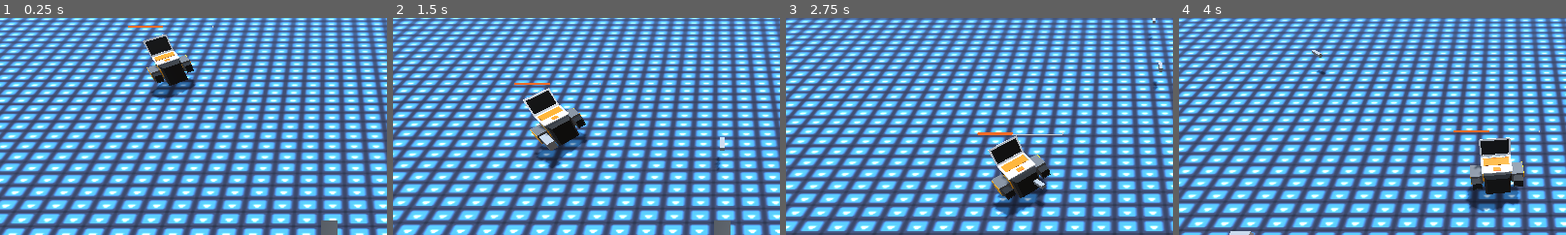
Above: before the commit, frames 1-4 (left to right).
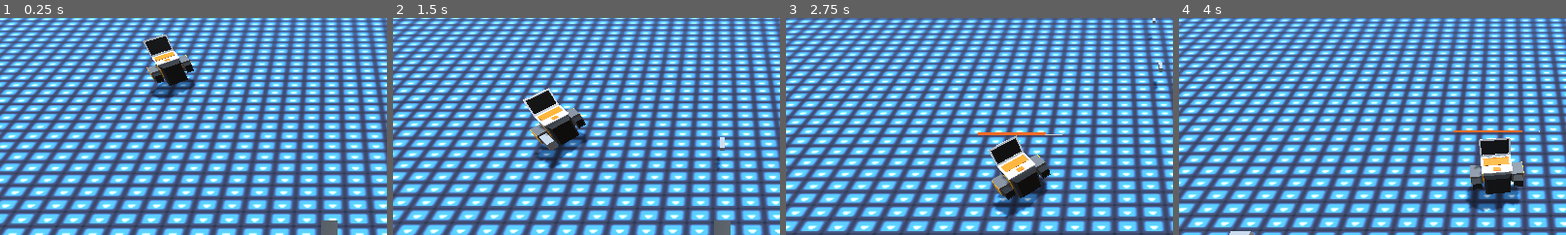
Above: after the commit, the same moments.

Repository: Username4D/Frameclash
Game: Godot game, scene res://scenes/arena_scene.tscn
Two runs of this game, one before a commit and one after it. Both use one fixed random seed, a clock stepped at 60 frames per second and the inputs below. Before the commit the project has no main scene; this scene is started directly in both runs. The engine's default icon, where the game draws it, is replaced by a stand-in: a white triangle on a blue panel in a dark square.
Inputs:
- Up to frame 1 (0.25 s): no input
- Up to frame 2 (1.5 s): hold Up (ui_up) from 0.53 s (still down); tap Space (shoot) at 0.6, 1.35 s
- Up to frame 3 (2.75 s): release Up (ui_up) at 2.03 s; hold Left (ui_left) from 2.03 s (still down); tap Space (shoot) at 2.1 s
- Up to frame 4 (4 s): tap Space (shoot) at 2.85, 3.6 s; release Left (ui_left) at 3.53 s; hold Down (ui_down) from 3.53 s (still down)
The pictures show only the part of the screen within x 8-57%, y 0-50%; the shares and areas given below are measured in that part.

The runs differ from the first frame. In frame 1, less than 0.1% of the frame differs, in the area x 33-56%, y 3-5%; in frame 2, less than 0.1%; in frame 3, 0.3%, in the area x 58-68%, y 52-88%; in frame 4, 0.2%.

Commit message:
added enemy health tracking, bullets damaging and enemy death animation

Diff:
--- a/project.godot
+++ b/project.godot
@@ -11,12 +11,18 @@
 [application]
 
 config/name="Frameclash"
+run/main_scene="uid://crnc3h3kury05"
 config/features=PackedStringArray("4.5")
 config/icon="res://icon.svg"
 
 [editor_plugins]
 
 enabled=PackedStringArray("res://addons/gdterm/plugin.cfg", "res://addons/godot_super-wakatime/plugin.cfg")
+
+[global_group]
+
+enemy=""
+player=""
 
 [input]
 
--- a/scenes/bullet.gd
+++ b/scenes/bullet.gd
@@ -5,3 +5,13 @@
 
 func _physics_process(delta: float) -> void:
 	self.position += Vector3(0.0,0.0,speed).rotated(Vector3(0,1,0),self.rotation.y)
+
+func _on_body_entered(body: Node3D) -> void:
+	if enemy and body.is_in_group("player"):
+		if body.health > 0:
+			body.health -= 1
+		self.queue_free()
+	if not enemy and body.is_in_group("enemy"):
+		if body.get_node("NavigationAgent3D").health > 0:
+			body.get_node("NavigationAgent3D").health -= 1
+		self.queue_free()
--- a/scenes/bullet.tscn
+++ b/scenes/bullet.tscn
@@ -10,10 +10,11 @@
 
 [node name="bullet" type="Area3D"]
 script = ExtResource("1_mkf8s")
-bullet_speed = null
 
 [node name="CollisionShape3D" type="CollisionShape3D" parent="."]
 shape = SubResource("BoxShape3D_h1aey")
 
 [node name="MeshInstance3D" type="MeshInstance3D" parent="."]
 mesh = SubResource("BoxMesh_mkf8s")
+
+[connection signal="body_entered" from="." to="." method="_on_body_entered"]
--- a/scenes/enemy.tscn
+++ b/scenes/enemy.tscn
@@ -24,7 +24,14 @@
 corner_radius_bottom_left = 4
 anti_aliasing = false
 
-[node name="enemy" type="CharacterBody3D"]
+[sub_resource type="StandardMaterial3D" id="StandardMaterial3D_7p1mj"]
+transparency = 1
+albedo_color = Color(0.3137255, 0.13725491, 0.03137255, 0.23529412)
+
+[sub_resource type="SphereMesh" id="SphereMesh_md0e3"]
+material = SubResource("StandardMaterial3D_7p1mj")
+
+[node name="enemy" type="CharacterBody3D" groups=["enemy"]]
 
 [node name="CollisionShape3D" type="CollisionShape3D" parent="."]
 shape = SubResource("BoxShape3D_8tegq")
@@ -43,3 +50,15 @@
 theme_override_styles/fill = SubResource("StyleBoxFlat_md0e3")
 value = 41.35
 show_percentage = false
+
+[node name="death_particles" type="CPUParticles3D" parent="."]
+emitting = false
+amount = 16
+one_shot = true
+explosiveness = 1.0
+mesh = SubResource("SphereMesh_md0e3")
+direction = Vector3(0, 2, 0)
+spread = 180.0
+gravity = Vector3(0, -2, 0)
+initial_velocity_min = 1.0
+initial_velocity_max = 2.0
--- a/scenes/player.tscn
+++ b/scenes/player.tscn
@@ -6,7 +6,7 @@
 
 [sub_resource type="BoxShape3D" id="BoxShape3D_3vyb7"]
 
-[node name="player" type="CharacterBody3D"]
+[node name="player" type="CharacterBody3D" groups=["player"]]
 script = ExtResource("1_3vyb7")
 bullet = ExtResource("2_g2els")
 
--- a/scripts/enemy.gd
+++ b/scripts/enemy.gd
@@ -1,16 +1,35 @@
 extends NavigationAgent3D
 
 @export var movement_speed: float = 0.75
+@export var health =5
 
 
 func _ready() -> void:
 	self.velocity_computed.connect(Callable(_on_velocity_computed))
 	update_position()
+	$"../Label".max_value = health
 
 func set_movement_target(movement_target: Vector3):
 	self.set_target_position(movement_target)
 
 func _physics_process(delta):
+	$"../Label".value = health
+	if $"../Label".max_value == health or health < 1:
+		$"../Label".visible = false
+	else:
+		$"../Label".visible = true
+
+	if health == 0:
+		health -= 1
+		$"../death_particles".emitting = true
+		self.get_parent().velocity = Vector3(4, 5, 0).rotated(Vector3(0,1,0), randf_range(-PI, PI))
+		self.get_parent().move_and_slide()
+	if health == -1:
+		self.get_parent().velocity.y -= 0.2
+		self.get_parent().move_and_slide()
+		if self.get_parent().is_on_floor():
+			$"../CollisionShape3D".queue_free()
+			die()
 	if self.get_parent().get_parent().get_parent().get_node("player"):
 		self.get_parent().get_node("Mesh").look_at(self.get_parent().get_parent().get_parent().get_node("player").position)
 	# Do not query when the map has never synchronized and is empty.
@@ -21,9 +40,9 @@
 
 	var next_path_position: Vector3 = self.get_next_path_position()
 	var new_velocity: Vector3 = self.get_parent().global_position.direction_to(next_path_position) * movement_speed
-	if self.avoidance_enabled:
+	if self.avoidance_enabled and health > 0 :
 		self.set_velocity(new_velocity)
-	else:
+	elif health > 0:
 		_on_velocity_computed(new_velocity)
 	var own_pos = get_viewport().get_camera_3d().unproject_position(self.get_parent().position)
 	self.get_parent().get_node("Label").position = own_pos - Vector2(64,64)
@@ -37,3 +56,7 @@
 		set_movement_target(self.get_parent().get_parent().get_parent().get_node("player").global_position)
 
 	get_tree().create_timer(0.1).timeout.connect(update_position)
+
+func die():
+	await get_tree().create_timer(0.5).timeout
+	self.get_parent().queue_free()
Not shown: 1 places in scenes/enemy.tscn that only renumber resources
